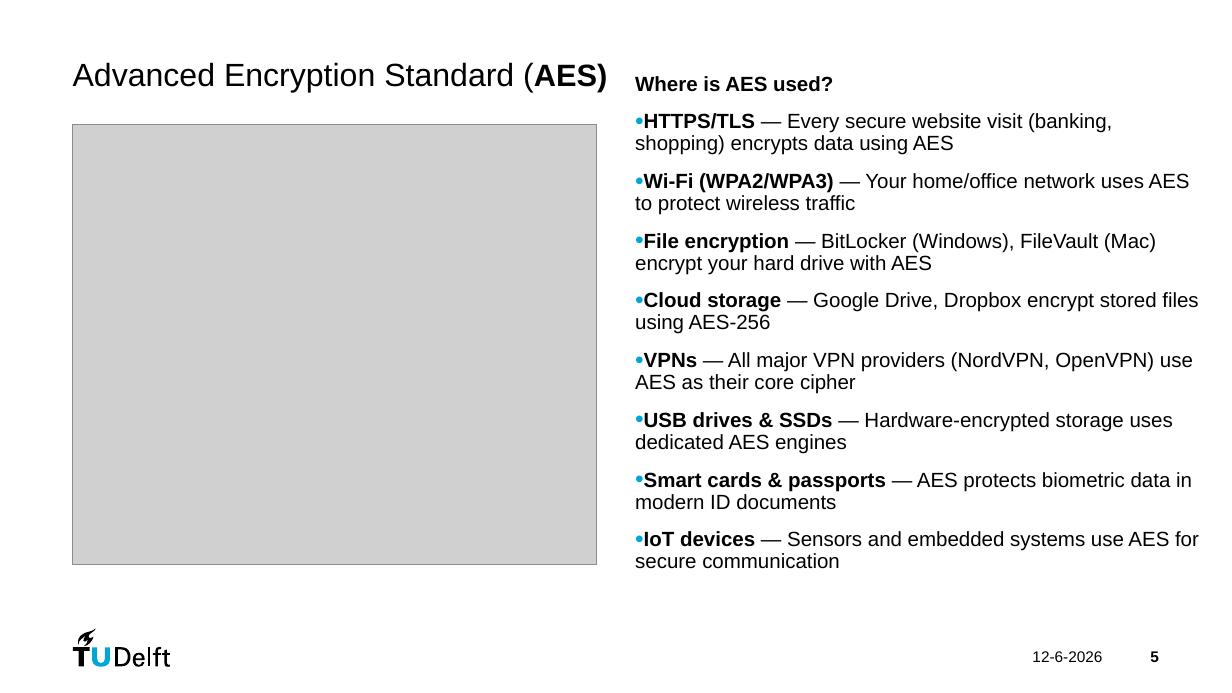
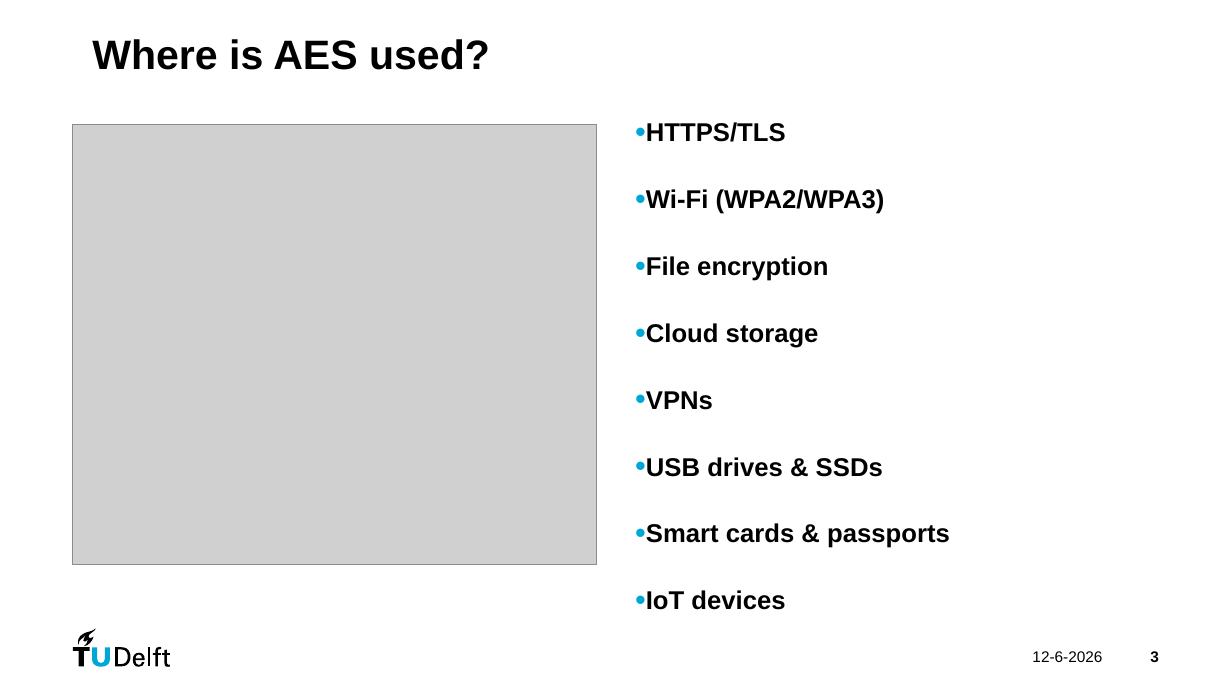
Before and after one commit to danieltyukov/tud-processor-design-project, a slide deck: slide 3 of PDP_group24.pptx (slide 5 before the commit). Drawn at 1232x693 pixels with LibreOffice and Linux fonts; fonts in the diff are those of the drawing; grey boxes stand for pictures. Boxes give left, top, right and bottom in pixels: in the first picture for what was removed or moved away, otherwise in the second. Text is boxed around its words. In the diff, an @@ line names an element or a change of style, - is before the commit and + after.

```diff
--- a/PDP_group24.pptx
+++ b/PDP_group24.pptx
@@ title at bbox=[92, 39, 490, 70]: text changed; size 25 to 32 pt; bold on @@
-Advanced Encryption Standard (AES)
+Where is AES used?
@@ text at bbox=[646, 122, 950, 610]: text changed; size 16 to 20 pt; bold on @@
-    Where is AES used?
-• HTTPS/TLS — Every secure website visit (banking, shopping) encrypts data using AES
-• Wi-Fi (WPA2/WPA3) — Your home/office network uses AES to protect wireless traffic
-• File encryption — BitLocker (Windows), FileVault (Mac) encrypt your hard drive with AES
-• Cloud storage — Google Drive, Dropbox encrypt stored files using AES-256
-• VPNs — All major VPN providers (NordVPN, OpenVPN) use AES as their core cipher
-• USB drives & SSDs — Hardware-encrypted storage uses dedicated AES engines
-• Smart cards & passports — AES protects biometric data in modern ID documents
-• IoT devices — Sensors and embedded systems use AES for secure communication
+• HTTPS/TLS
+• Wi-Fi (WPA2/WPA3)
+• File encryption
+• Cloud storage
+• VPNs
+• USB drives & SSDs
+• Smart cards & passports
+• IoT devices
@@ page number at bbox=[1150, 651, 1159, 662]: text changed @@
-5
+3
```
Also in this commit, not shown: 13 other slides changed, 2 slides added, 1 slide removed, 3 other files.
